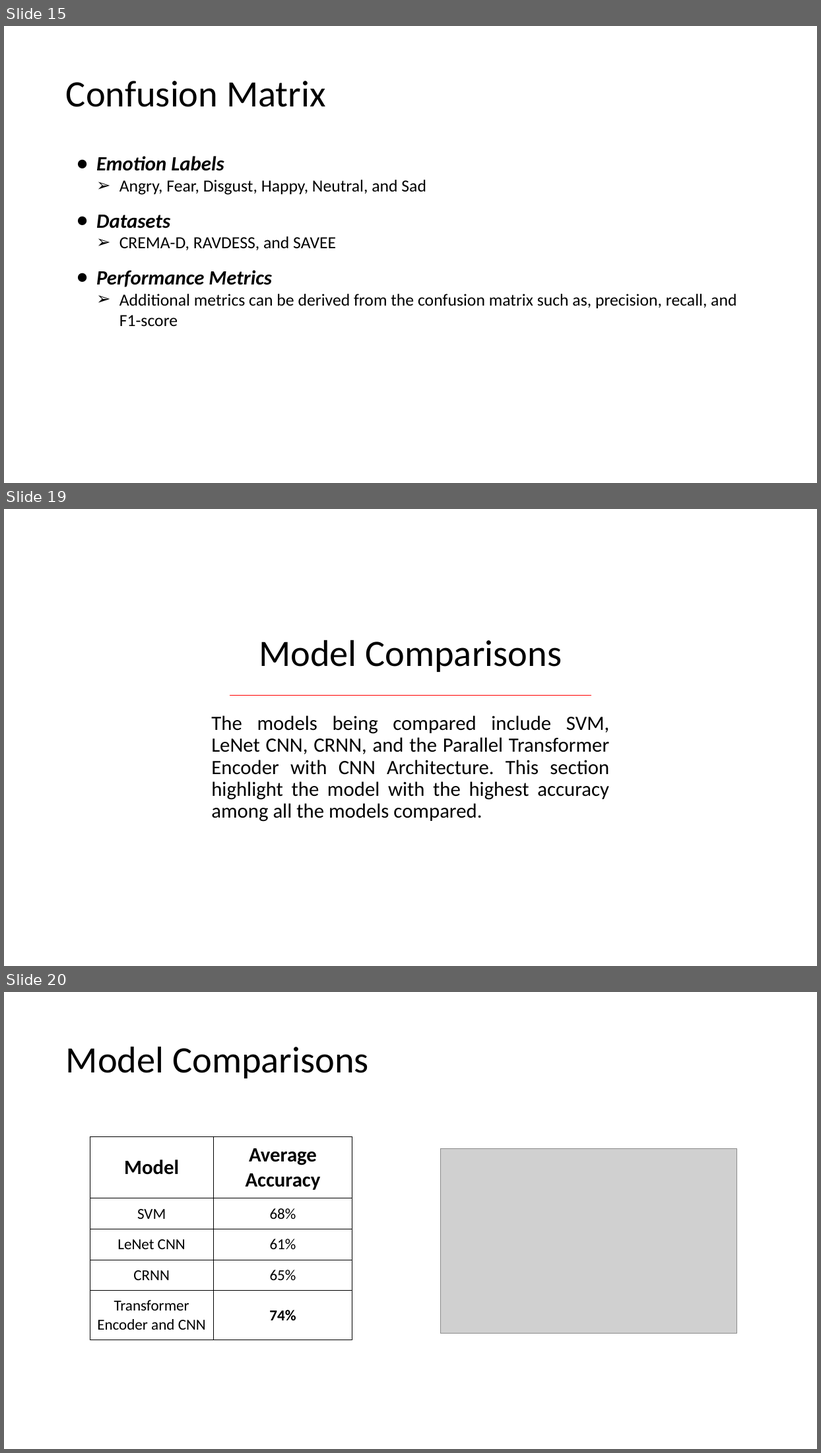
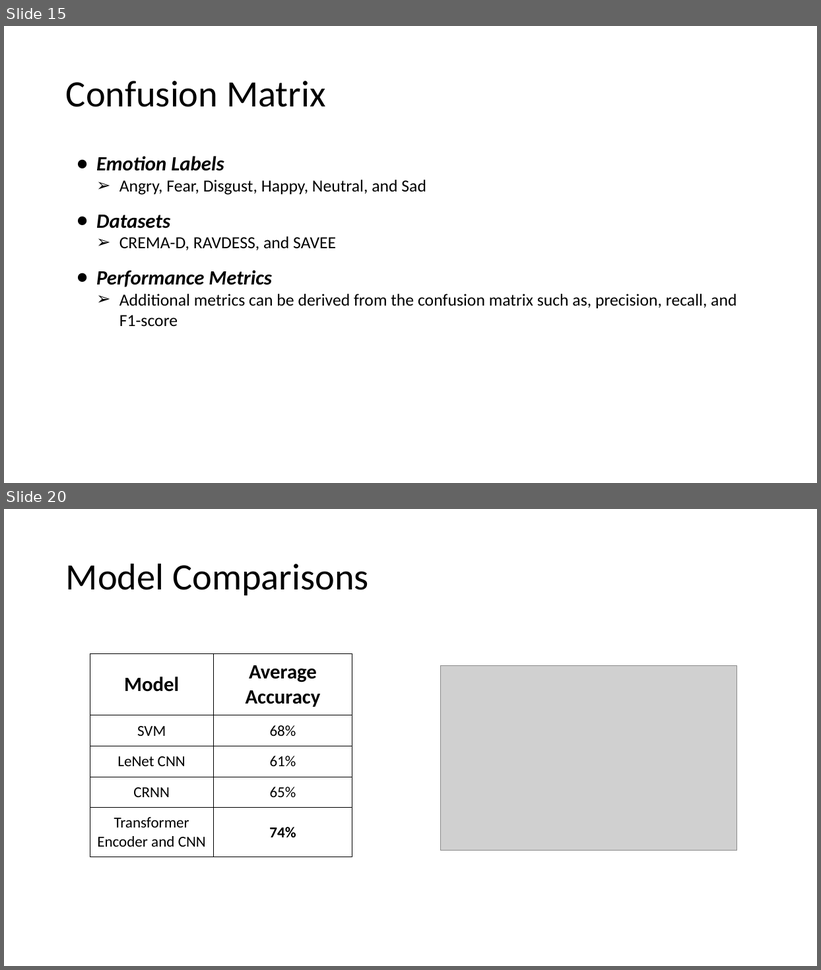
Before and after one commit to satria-ui/TugasAkhir2023, a slide deck: Template presentasi TA.pptx. Shown one above the other, each under a label of ours: slides 15, 19 and 20 before the commit, slides 15 and 20 after it; the slides between them are not shown. The pictures are 821x1453 and 821x970 pixels, drawn with LibreOffice and Linux fonts; fonts in the diff are those of the drawing; grey boxes stand for pictures; background and template pictures are left out. Boxes give left, top, right and bottom in pixels: in the first picture for what was removed or moved away, otherwise in the second. Text is boxed around its words. In the diff, an @@ line names an element or a change of style, - is before the commit and + after.

```diff
--- a/Template presentasi TA.pptx
+++ b/Template presentasi TA.pptx
@@ slide 19 removed at <box>4,509,817,966</box>, background picture (left out) @@
@@ text removed at <box>259,640,562,672</box> @@
-Model Comparisons
@@ line removed from (230, 696) to (591, 696) @@
@@ text removed at <box>211,716,609,822</box> @@
-The models being compared include SVM, LeNet CNN, CRNN, and the Parallel Transformer Encoder with CNN Architecture. This section highlight the model with the highest accuracy among all the models compared.
```
Also in this commit, not shown: 9 slides changed, 2 slides added, 2 other slides removed, 3 other files.
